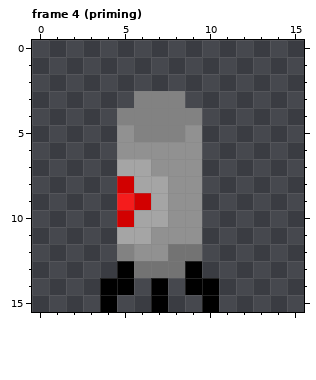
A pixel-art file gets an edit: resources/art/laser-turret.aseprite. The picture above was drawn from the file before the commit.
16x16 pixels, 24 frames. Colours within 5 levels of each other are drawn and written as one. Shown: frame 4 (priming). The commit also changed other frames, which this record leaves out.
And afterwards:
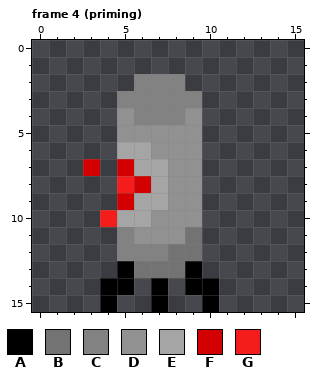
Palette (. is transparent): A #000000  B #737373  C #828282  D #919191  E #a5a5a5  F #d20000  G #f51c1c
The commit says: more fluid laser turret activation animation
Changes in this commit:
Frame 4 (priming):
Colour B replaces colour D in row 11 at x 9.
Colour C is added in row 2 at x 6 to 8; in row 3 at x 5 and 9.
Colour C replaces colour D in row 12 at x 6 to 7.
Colour C replaces colour E in row 11 at x 5.
Colour D replaces colour C in row 4 at x 5 and 9; in row 5 at x 6 to 8.
Colour D replaces colour E in row 10 at x 7; in row 11 at x 6.
Colour E replaces colour D in row 6 at x 5 to 6; in row 7 at x 7.
Colour E replaces colour F in row 9 at x 6; in row 10 at x 5.
Colour F is added in row 7 at x 3.
Colour F replaces colour E in row 7 at x 5; in row 8 at x 6.
Colour F replaces colour G in row 9 at x 5.
Colour G is added in row 10 at x 4.
Colour G replaces colour F in row 8 at x 5.
Changed places in both pictures, as pixel boxes (x1, y1, x2, y2):
changed: (83, 74, 202, 261)
